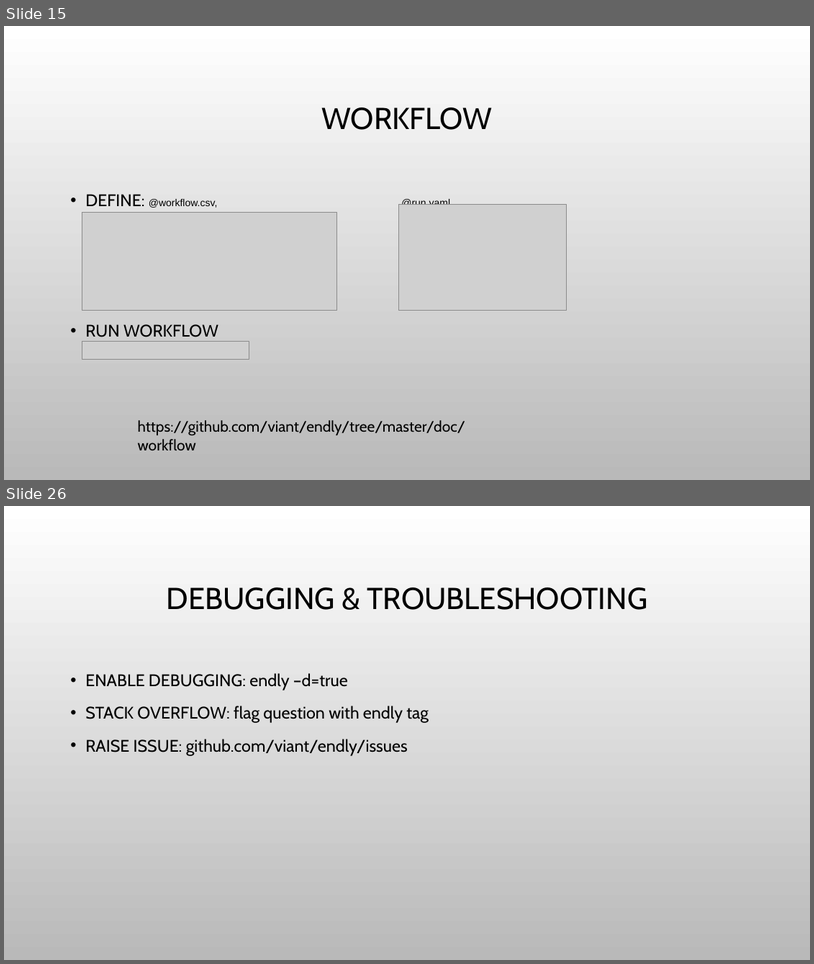
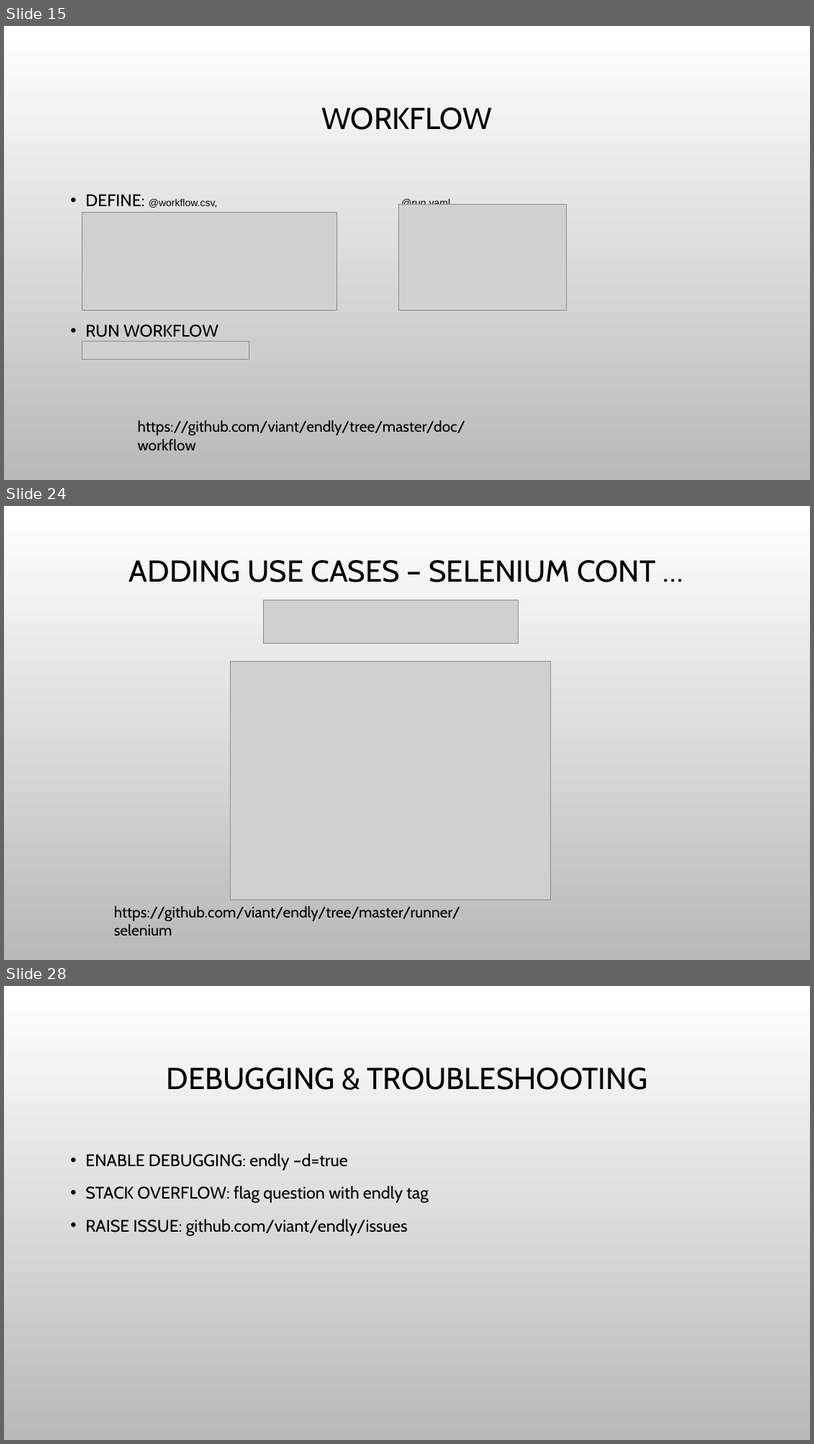
Before and after one commit to adrianwit/golang-e2e-testing, a slide deck: golang-e2e.pptx. Shown one above the other, each under a label of ours: slides 15 and 26 before the commit, slides 15, 24 and 28 after it; the slides between them are not shown. The pictures are 814x964 and 814x1444 pixels, drawn with LibreOffice and Linux fonts; fonts in the diff are those of the drawing; grey boxes stand for pictures; background and template pictures are left out. Boxes give left, top, right and bottom in pixels: in the first picture for what was removed or moved away, otherwise in the second. Text is boxed around its words. In the diff, an @@ line names an element or a change of style, - is before the commit and + after.

```diff
--- a/golang-e2e.pptx
+++ b/golang-e2e.pptx
@@ slide 24 added at box(4, 506, 810, 960), background picture (left out) @@
@@ title added at box(129, 560, 656, 582), 36 pt, text #000000 @@
+ADDING USE CASES – SELENIUM CONT …
@@ picture added at box(263, 600, 519, 644) @@
@@ picture added at box(231, 662, 551, 899) @@
@@ text added at box(114, 906, 460, 935), 18 pt, text #000000 @@
+https://github.com/viant/endly/tree/master/runner/selenium
@@ what was slide 26 is now slide 28 @@
```
Also in this commit, not shown: 9 slides changed, 2 other slides added, 1 slide removed, 1 other file.
